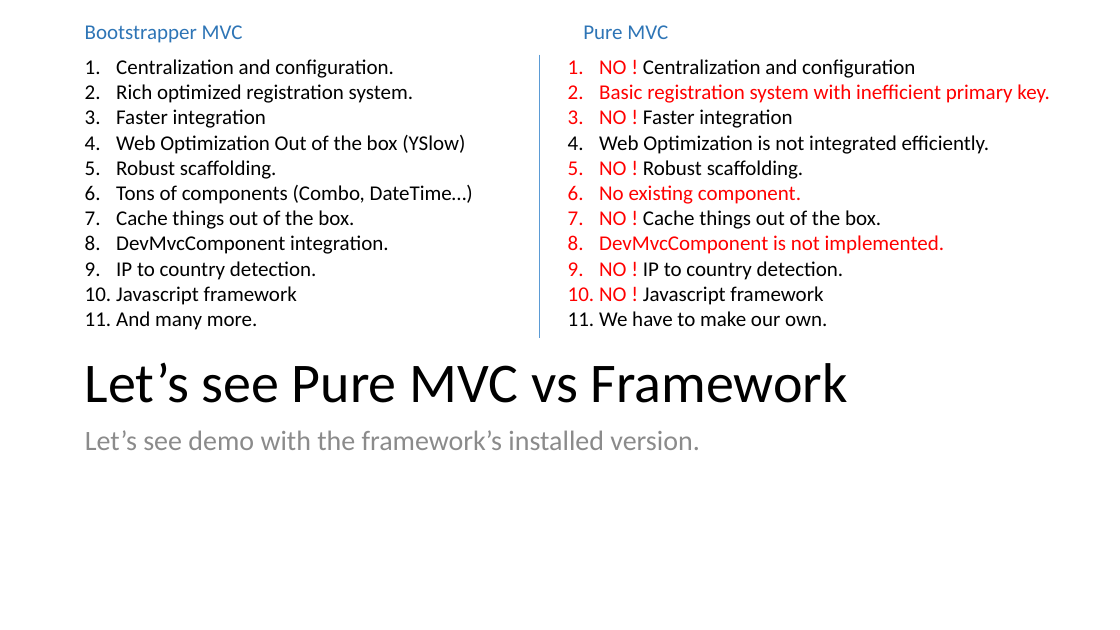
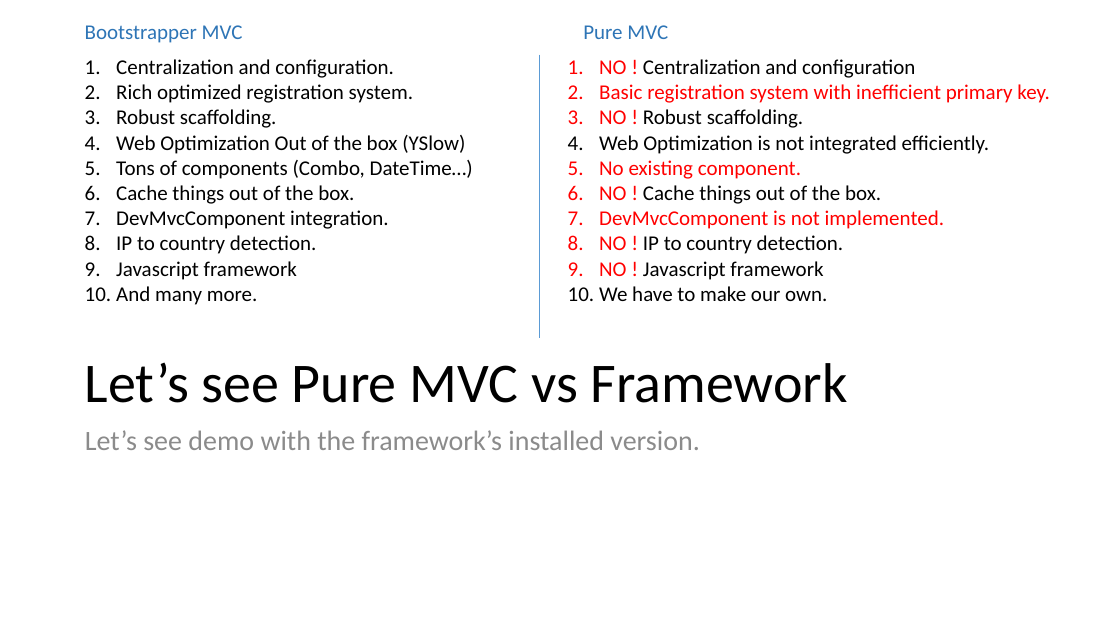
Before and after one commit to accorddeveloper/ASP.NET-MVC-Bootstrapper-Installed-Example, a slide deck: slide 7 of ASP.NET Presentation_2.pptx. Drawn at 1120x630 pixels with LibreOffice and Linux fonts; fonts in the diff are those of the drawing. Boxes give left, top, right and bottom in pixels: in the first picture for what was removed or moved away, otherwise in the second. Text is boxed around its words. In the diff, an @@ line names an element or a change of style, - is before the commit and + after.

```diff
--- a/ASP.NET Presentation_2.pptx
+++ b/ASP.NET Presentation_2.pptx
@@ text at bbox=[116, 109, 277, 128]: text changed @@
-3. Faster integration
+3. Robust scaffolding.
@@ text at bbox=[599, 109, 804, 128]: text changed @@
-3. NO ! Faster integration
+3. NO ! Robust scaffolding.
@@ text at bbox=[116, 160, 277, 179]: paragraph removed @@
-5. Robust scaffolding.
@@ text at bbox=[599, 160, 804, 179]: paragraph removed @@
-5. NO ! Robust scaffolding.
```
Also in this commit, not shown: 1 other slide changed, 54 other files.
